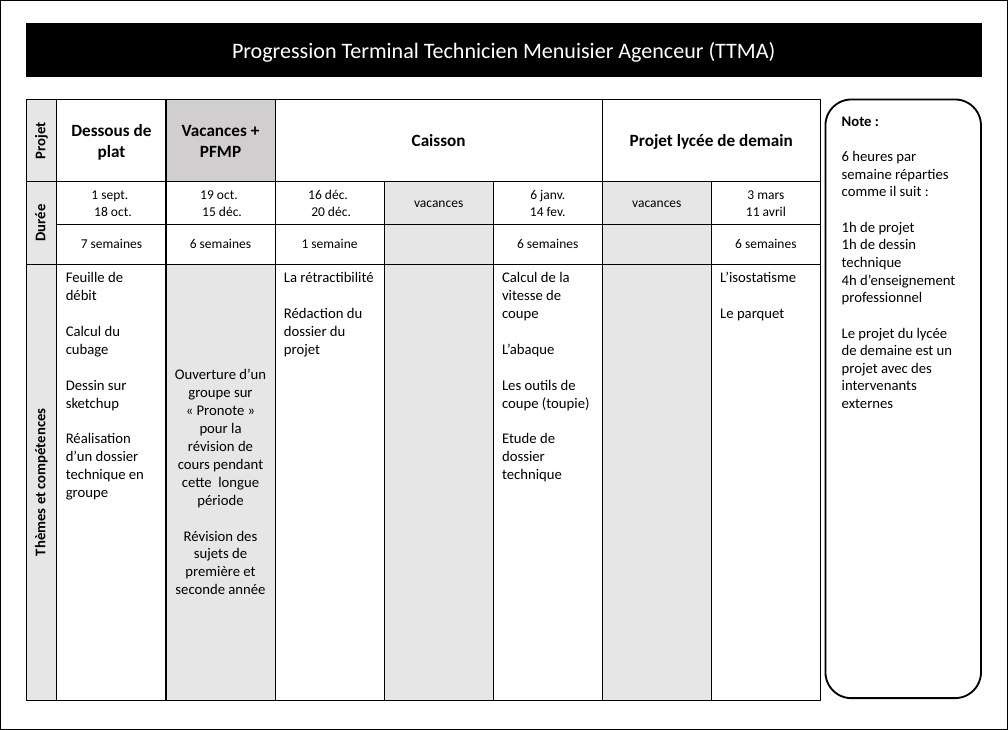
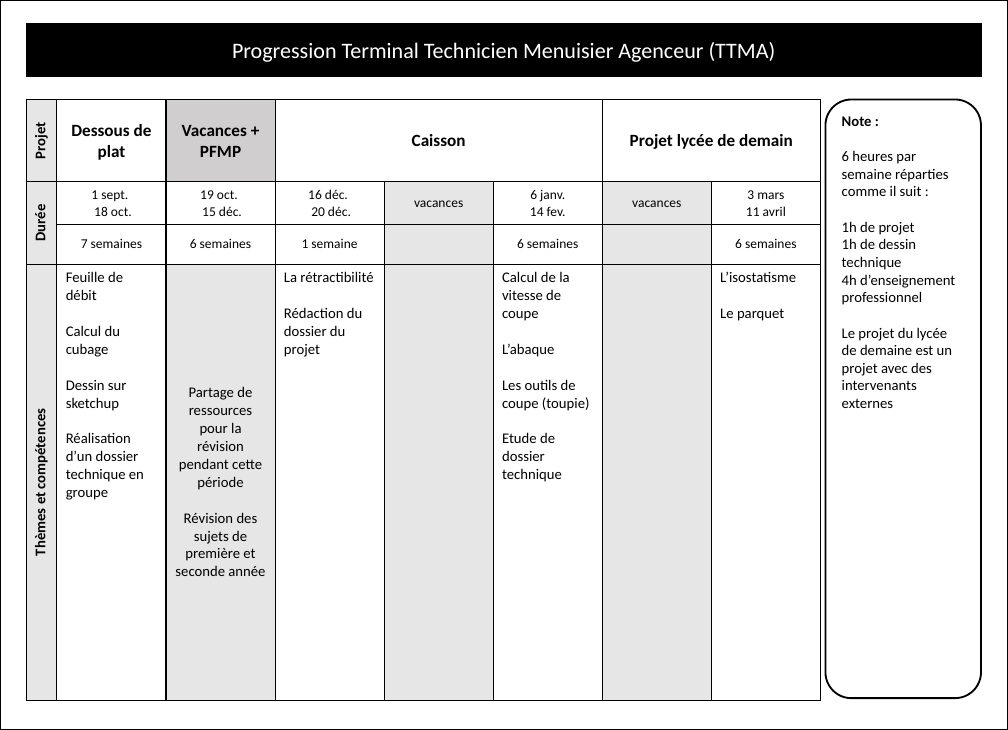
Before and after one commit to kduchevreuil/Cours-Menuiserie, a slide deck: slide 1 of Progression.pptx. Drawn at 1008x730 pixels with LibreOffice and Linux fonts; fonts in the diff are those of the drawing. Boxes give left, top, right and bottom in pixels: in the first picture for what was removed or moved away, otherwise in the second. Text is boxed around its words. In the diff, an @@ line names an element or a change of style, - is before the commit and + after.

```diff
--- a/Progression.pptx
+++ b/Progression.pptx
@@ table at <box>27,100,824,699</box> @@
-row 4, column 3: Ouverture d’un groupe sur « Pronote » pour la révision de cours pendant cette longue période / Révision des sujets de première et seconde année
+row 4, column 3: Partage de ressources pour la révision pendant cette période / Révision des sujets de première et seconde année
```
Also in this commit, not shown: 1 other slide changed, 7 other files.
